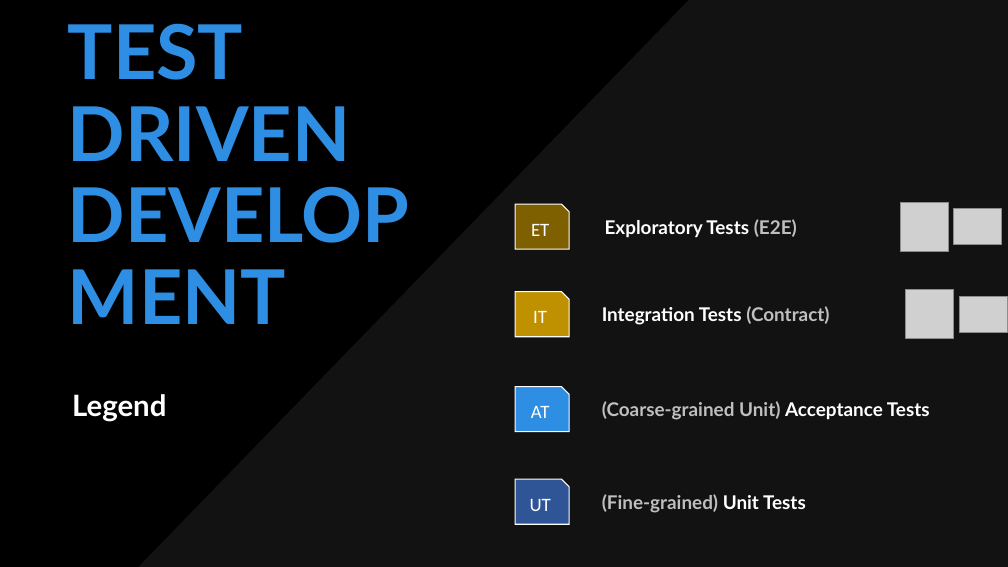
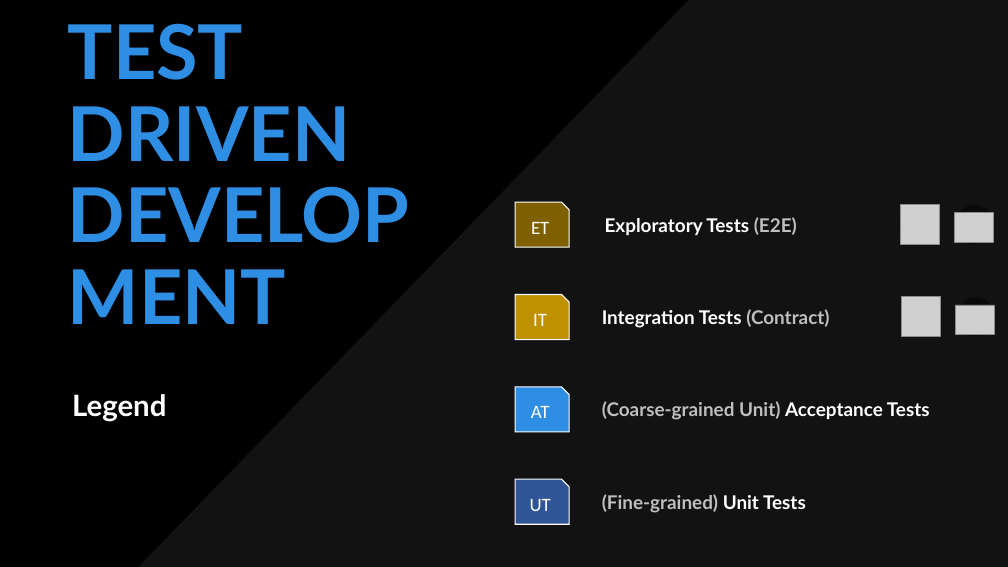
Before and after one commit to tpierrain/talk-outside-in-diamond-tdd, a slide deck: slide 4 of Outside-In-Diamond TDD.pptx. Drawn at 1008x567 pixels with LibreOffice and Linux fonts; fonts in the diff are those of the drawing; grey boxes stand for pictures; background and template pictures are left out; a plain dark background stands for a picture behind light text. Boxes give left, top, right and bottom in pixels: in the first picture for what was removed or moved away, otherwise in the second. Text is boxed around its words. In the diff, an @@ line names an element or a change of style, - is before the commit and + after.

```diff
--- a/Outside-In-Diamond TDD.pptx
+++ b/Outside-In-Diamond TDD.pptx
@@ rectangle: place and size @@
-rectangle at [95,0,1008,567]
+rectangle at [46,0,1008,567]
@@ ellipse added at [900,206,939,245], fill #000000 at 45% opacity @@
@@ picture: place and size @@
-picture at [901,202,948,251]
+picture at [901,204,940,244]
@@ ellipse added at [955,205,994,244], fill #000000 at 45% opacity @@
@@ picture: place and size @@
-picture at [954,209,1002,245]
+picture at [954,212,994,242]
@@ picture: place and size @@
-picture at [906,290,954,339]
+picture at [901,296,941,337]
@@ ellipse added at [901,299,940,338], fill #000000 at 45% opacity @@
@@ ellipse added at [957,297,996,337], fill #000000 at 45% opacity @@
@@ picture: place and size @@
-picture at [960,296,1007,333]
+picture at [955,305,994,334]
```
Also in this commit, not shown: 7 other slides changed.
